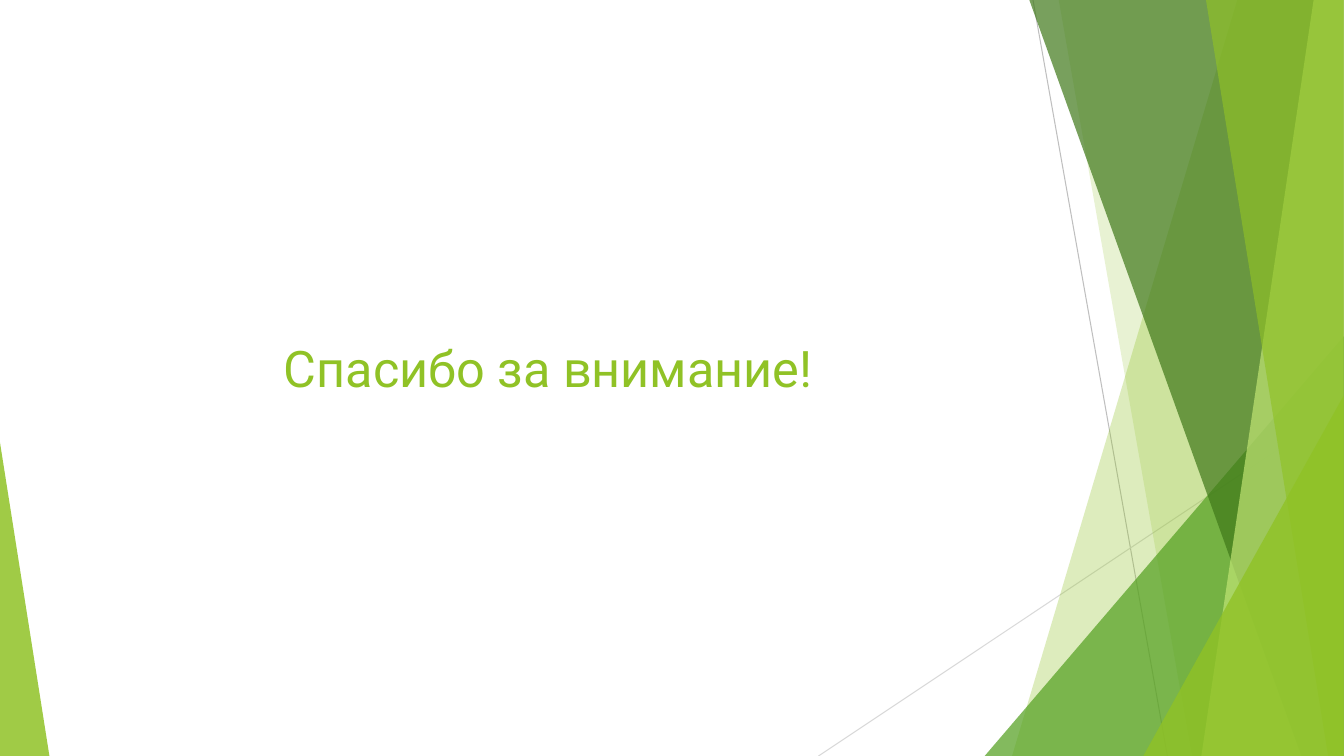
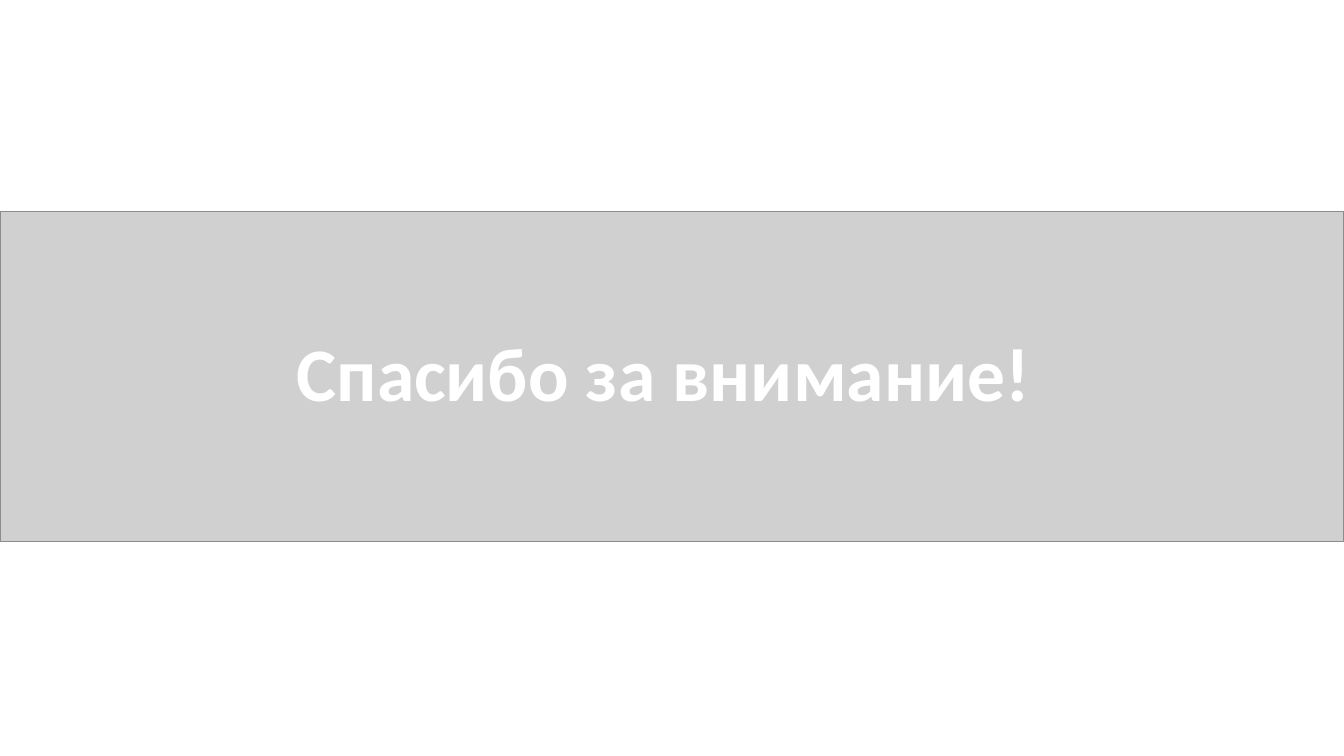
Before and after one commit to croacker/croc-extension-report, a slide deck: slide 35 of report/Presentation.pptx (slide 43 before the commit). Drawn at 1344x756 pixels with LibreOffice and Linux fonts; fonts in the diff are those of the drawing; grey boxes stand for pictures. Boxes give left, top, right and bottom in pixels: in the first picture for what was removed or moved away, otherwise in the second. Text is boxed around its words. In the diff, an @@ line names an element or a change of style, - is before the commit and + after.

```diff
--- a/report/Presentation.pptx
+++ b/report/Presentation.pptx
@@ picture added at <box>0,212,1344,541</box> @@
@@ title "Спасибо за внимание!": place and size @@
-title "Спасибо за внимание!" at <box>284,348,812,388</box>
+title "Спасибо за внимание!" at <box>297,349,1030,401</box>
@@ title "Спасибо за внимание!" at <box>297,349,1030,401</box>: size 36 to 54 pt, font Roboto to Calibri, text colour #90C226 to #FFFFFF, bold on; alignment centre to left; line spacing 1 to 0.9; vertical alignment top to middle @@
@@ group removed at <box>0,0,1344,756</box>: 5 freeform shapes, 3 triangles, 2 lines @@
```
Also in this commit, not shown: 31 other slides changed, 3 slides added, 11 slides removed, 2 other files.
